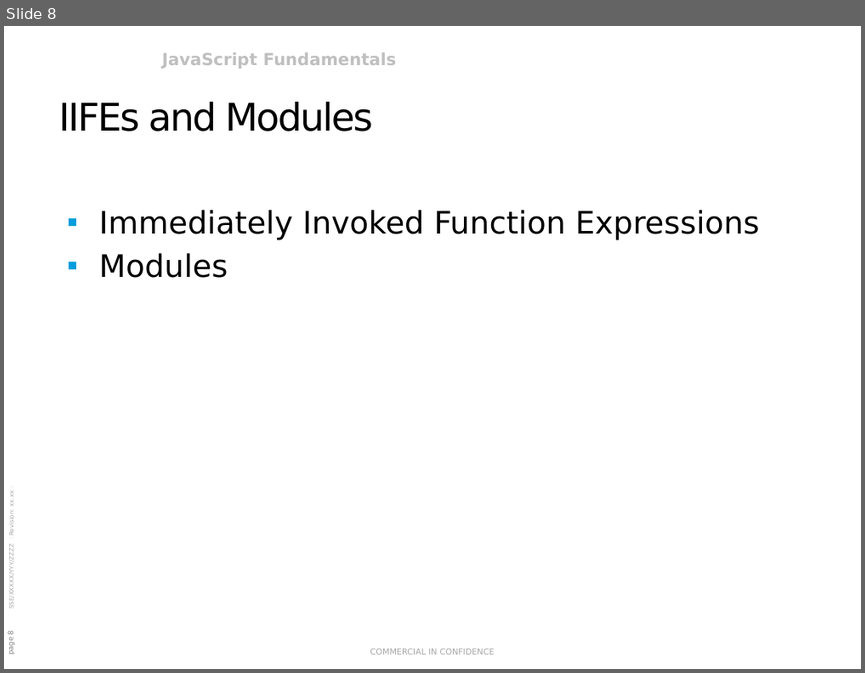
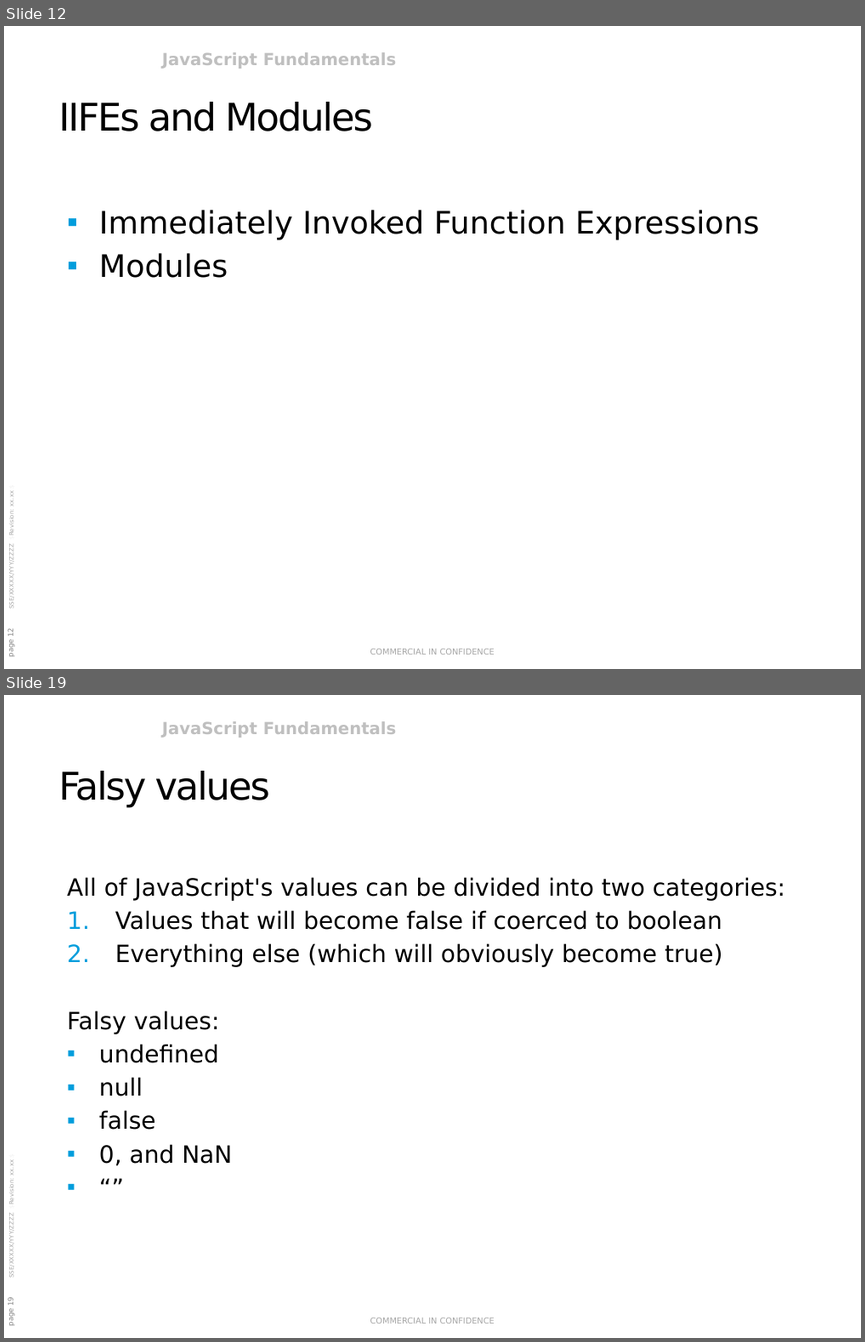
Before and after one commit to rasmusvhansen/javascript-course, a slide deck: JavaScript Fundamentals.pptx. Shown one above the other, each under a label of ours: slide 8 before the commit, slides 12 and 19 after it; the slides between them are not shown. The pictures are 865x673 and 865x1342 pixels, drawn with LibreOffice and Linux fonts; fonts in the diff are those of the drawing; background and template pictures are left out. Boxes give left, top, right and bottom in pixels: in the first picture for what was removed or moved away, otherwise in the second. Text is boxed around its words. In the diff, an @@ line names an element or a change of style, - is before the commit and + after.

```diff
--- a/JavaScript Fundamentals.pptx
+++ b/JavaScript Fundamentals.pptx
@@ slide 19 added at [4, 695, 861, 1338], background #FFFFFF; not listed: 4 template elements that a slide beside it also shows @@
@@ title added at [58, 771, 270, 808], 32 pt, text #000000 @@
+Falsy values
@@ text added at [67, 877, 785, 1166], 20 pt, text #000000 @@
+All of JavaScript's values can be divided into two categories:
+1. Values that will become false if coerced to boolean
+2. Everything else (which will obviously become true)
+Falsy values:
+▪ undefined
+▪ null
+▪ false
+▪ 0, and NaN
+▪ “”
@@ what was slide 8 is now slide 12 @@
@@ page number at [7, 629, 15, 656]: text changed @@
-page 8
+page 12
```
Also in this commit, not shown: 4 slides changed, 11 other slides added, 26 other files.
